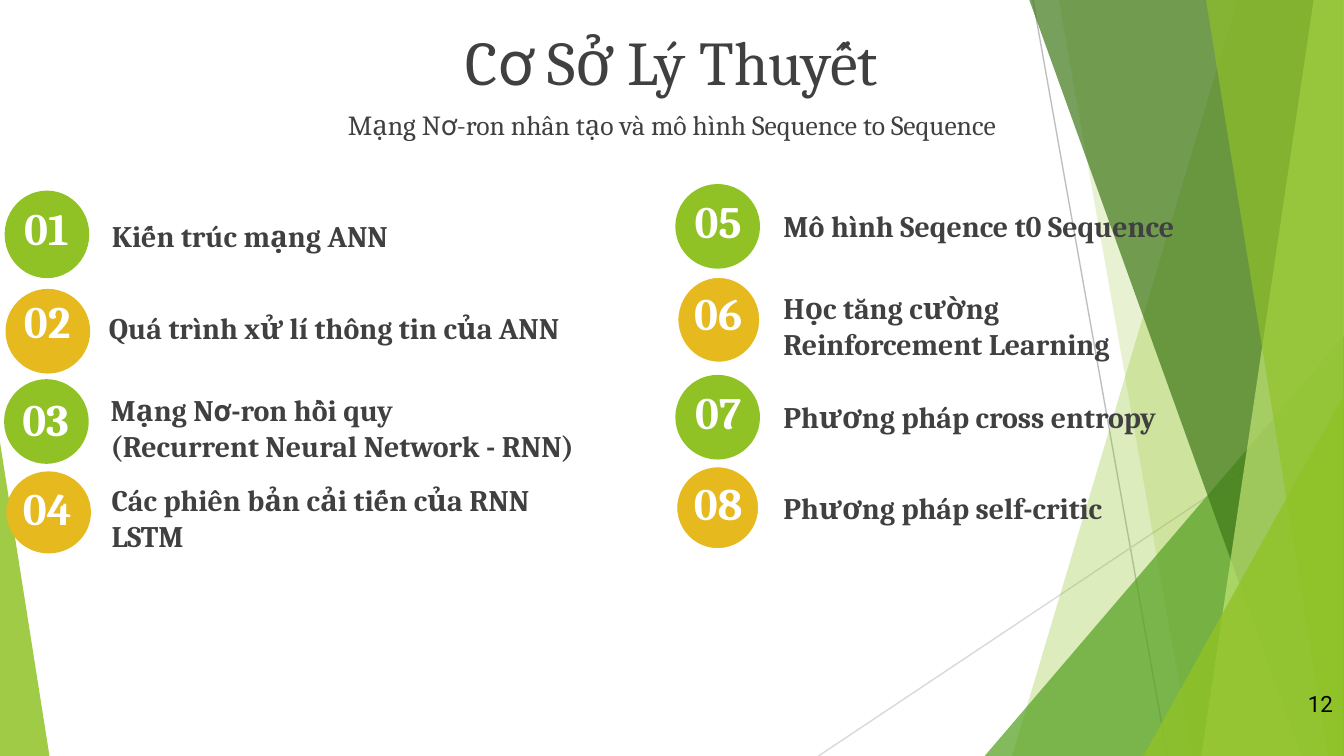
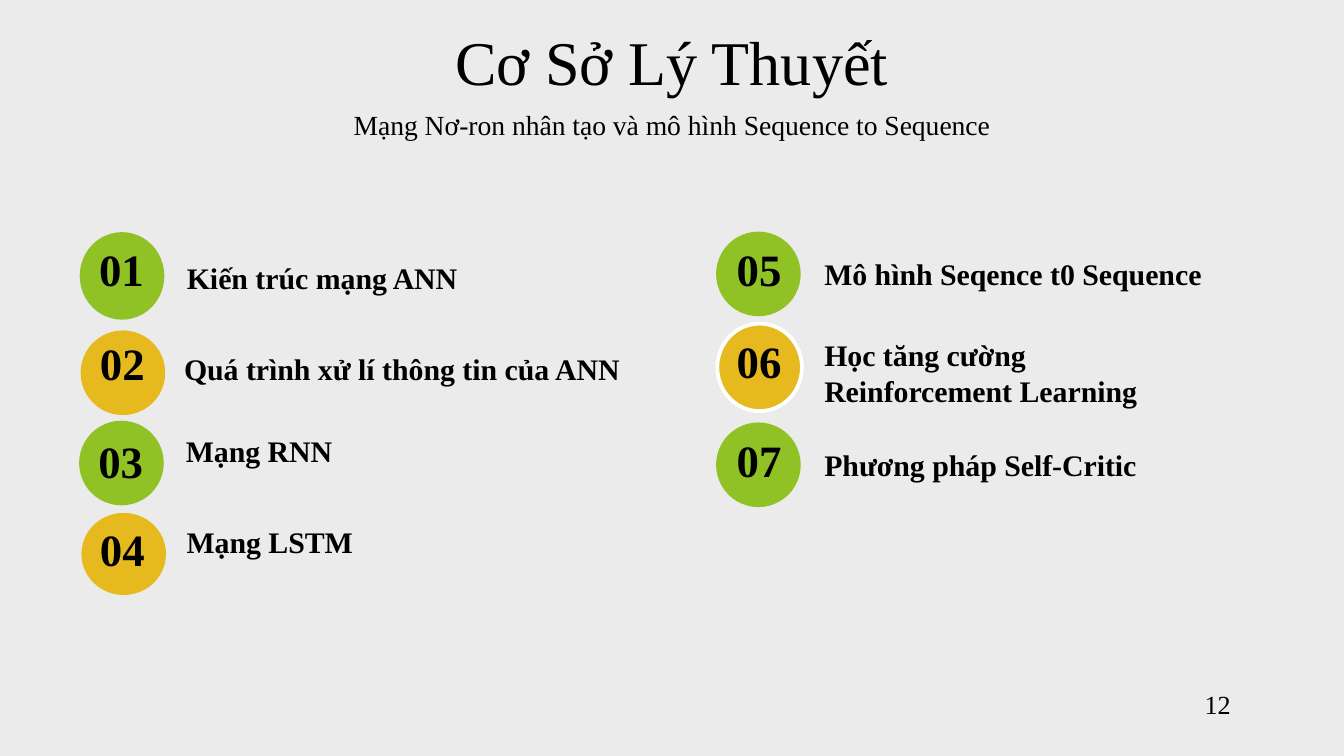
Before and after one commit to vanvibig/BaoCaoLuanVan, a slide deck: slide 12 of LVTN_Vi.pptx. Drawn at 1344x756 pixels with LibreOffice and Linux fonts; fonts in the diff are those of the drawing. Boxes give left, top, right and bottom in pixels: in the first picture for what was removed or moved away, otherwise in the second. Text is boxed around its words. In the diff, an @@ line names an element or a change of style, - is before the commit and + after.

```diff
--- a/LVTN_Vi.pptx
+++ b/LVTN_Vi.pptx
@@ background #FFFFFF to #EBEBEB @@
@@ text "Cơ Sở Lý Thuyết" at [455, 40, 888, 97]: font Cambria to Times New Roman, text colour #404040 to #000000; font Roboto to Times New Roman in "Cơ" @@
@@ text "Mạng Nơ-ron nhân tạo và ..." at [354, 115, 990, 140]: font Cambria to Times New Roman, text colour #404040 to #000000; font Roboto to Times New Roman in "Nơ-ron" @@
@@ 3 texts, 1 ellipse: place and size @@
-3 texts, 1 ellipse at [676, 207, 1110, 430]
+3 texts, 1 ellipse at [718, 256, 1137, 478]
@@ font Cambria to Times New Roman, text colour #404040 to #000000 in 4 elements at [824, 264, 1201, 291], [824, 345, 1137, 408], [187, 267, 458, 294], [184, 359, 620, 386] @@
@@ text removed at [902, 400, 1156, 435] @@
-Phương pháp cross entropy
@@ group removed at [0, 0, 1344, 756]: 5 freeform shapes, 3 triangles, 2 lines @@
@@ font Cambria to Times New Roman, text colour #FFFFFF to #000000 in 7 elements at [737, 348, 782, 379], [737, 256, 782, 287], [737, 447, 782, 478], [100, 536, 145, 567], [99, 256, 144, 287], [100, 350, 145, 381], [98, 448, 143, 479] @@
@@ text at [186, 442, 333, 468]: text changed; font Cambria to Times New Roman; text colour #404040 to #000000 @@
-Mạng Nơ-ron hồi quy
-(Recurrent Neural Network - RNN)
+Mạng RNN
@@ 2 texts, 2 ellipses: place and size @@
-2 texts, 2 ellipses at [676, 184, 1174, 460]
+2 texts, 2 ellipses at [716, 231, 1201, 507]
@@ ellipse removed at [676, 465, 761, 550] @@
@@ text at [824, 455, 1136, 482]: text changed; font Cambria to Times New Roman; text colour #404040 to #000000 @@
-Phương pháp self-critic
+Phương pháp Self-Critic
@@ text removed at [694, 489, 743, 521] @@
-08
@@ 6 texts, 4 ellipses: place and size @@
-6 texts, 4 ellipses at [4, 191, 559, 554]
+6 texts, 4 ellipses at [79, 233, 620, 595]
@@ text at [187, 533, 352, 559]: text changed; font Cambria to Times New Roman; text colour #404040 to #000000 @@
-Các phiên bản cải tiến của RNN
-LSTM
+Mạng LSTM
@@ page number: place and size @@
-page number at [1308, 696, 1333, 712]
+page number at [1205, 696, 1231, 714]
@@ page number at [1205, 696, 1231, 714]: size 12 to 14 pt, font Roboto to Times New Roman @@
```
Also in this commit, not shown: 35 other slides changed, 2 slides added, 1 slide removed, 1 other file.
